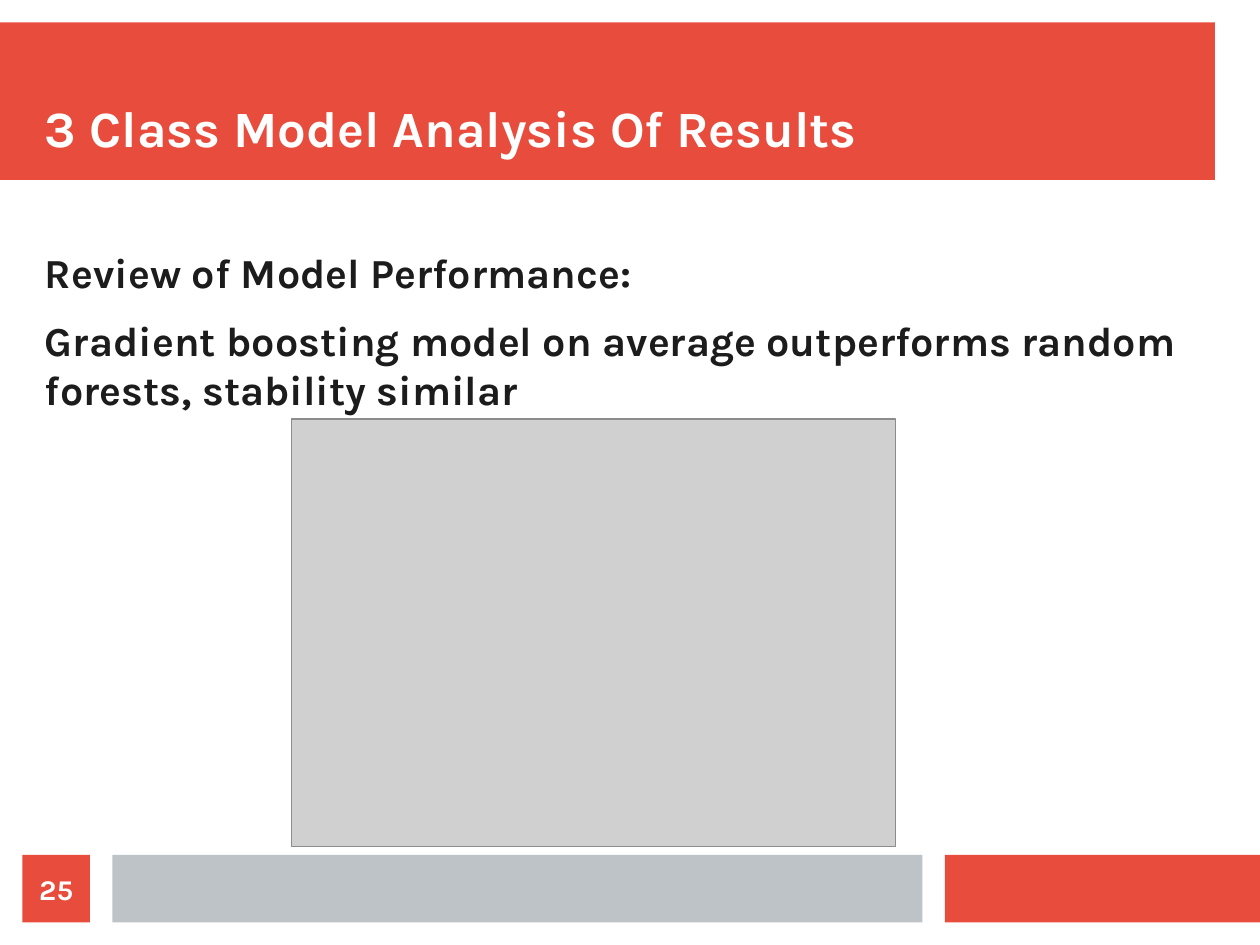
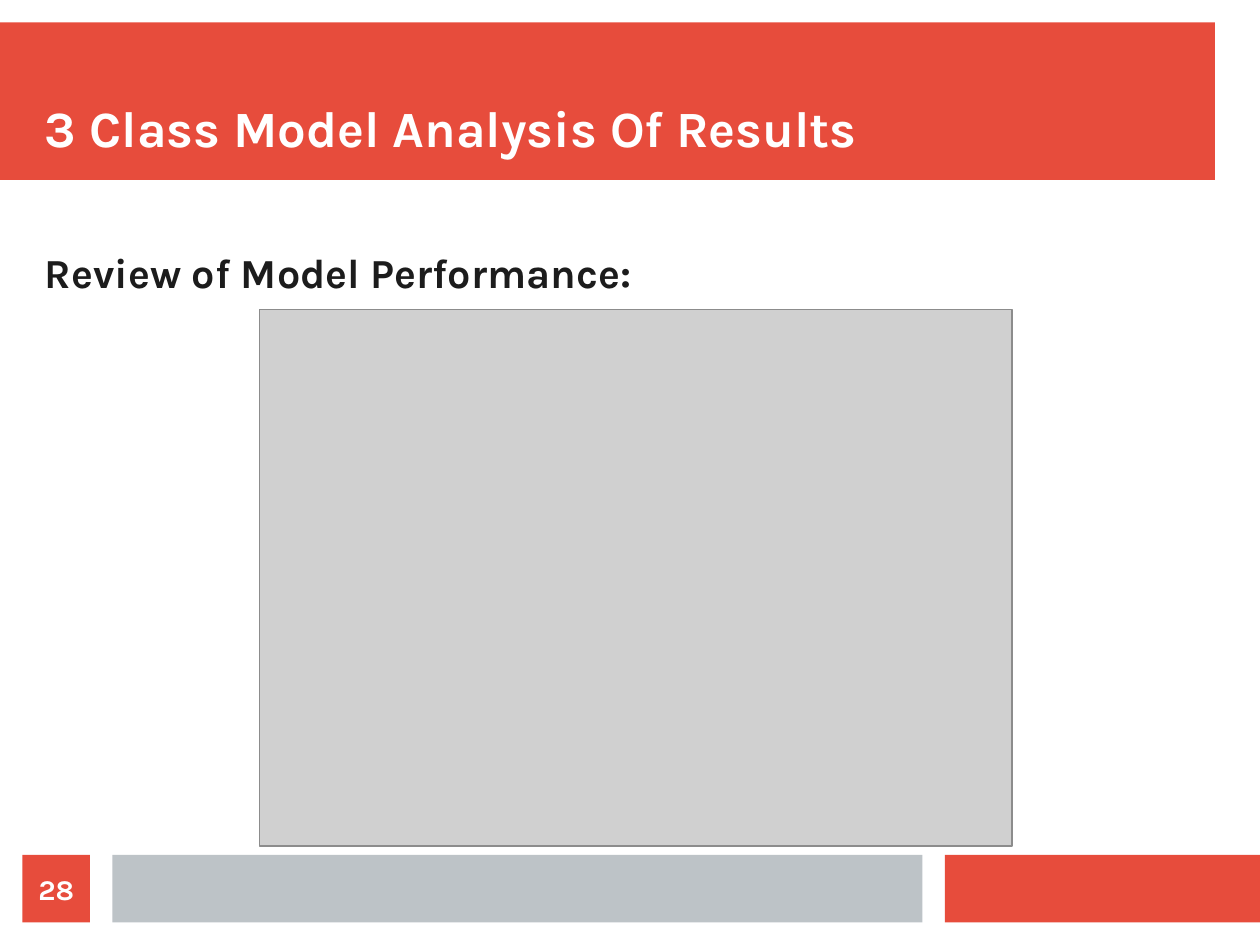
Before and after one commit to gurkpet/Solar-Panel-Market-Modeling, a slide deck: slide 28 of Solar Panel Market Modeling Presentation.odp (slide 25 before the commit). Drawn at 1260x945 pixels with LibreOffice and Linux fonts; fonts in the diff are those of the drawing; grey boxes stand for pictures. Boxes give left, top, right and bottom in pixels: in the first picture for what was removed or moved away, otherwise in the second. Text is boxed around its words. In the diff, an @@ line names an element or a change of style, - is before the commit and + after.

Commit message:
Additional Analysis

```diff
--- a/Solar Panel Market Modeling Presentation.odp
+++ b/Solar Panel Market Modeling Presentation.odp
@@ text at (45,326,1175,416): paragraph removed @@
-Gradient boosting model on average outperforms random forests, stability similar
@@ picture: place and size @@
-picture at (292,420,895,847)
+picture at (260,310,1012,847)
@@ page number at (38,881,74,901): text changed @@
-25
+28
```
Also in this commit, not shown: 4 other slides changed, 5 slides added, 1 other file.
